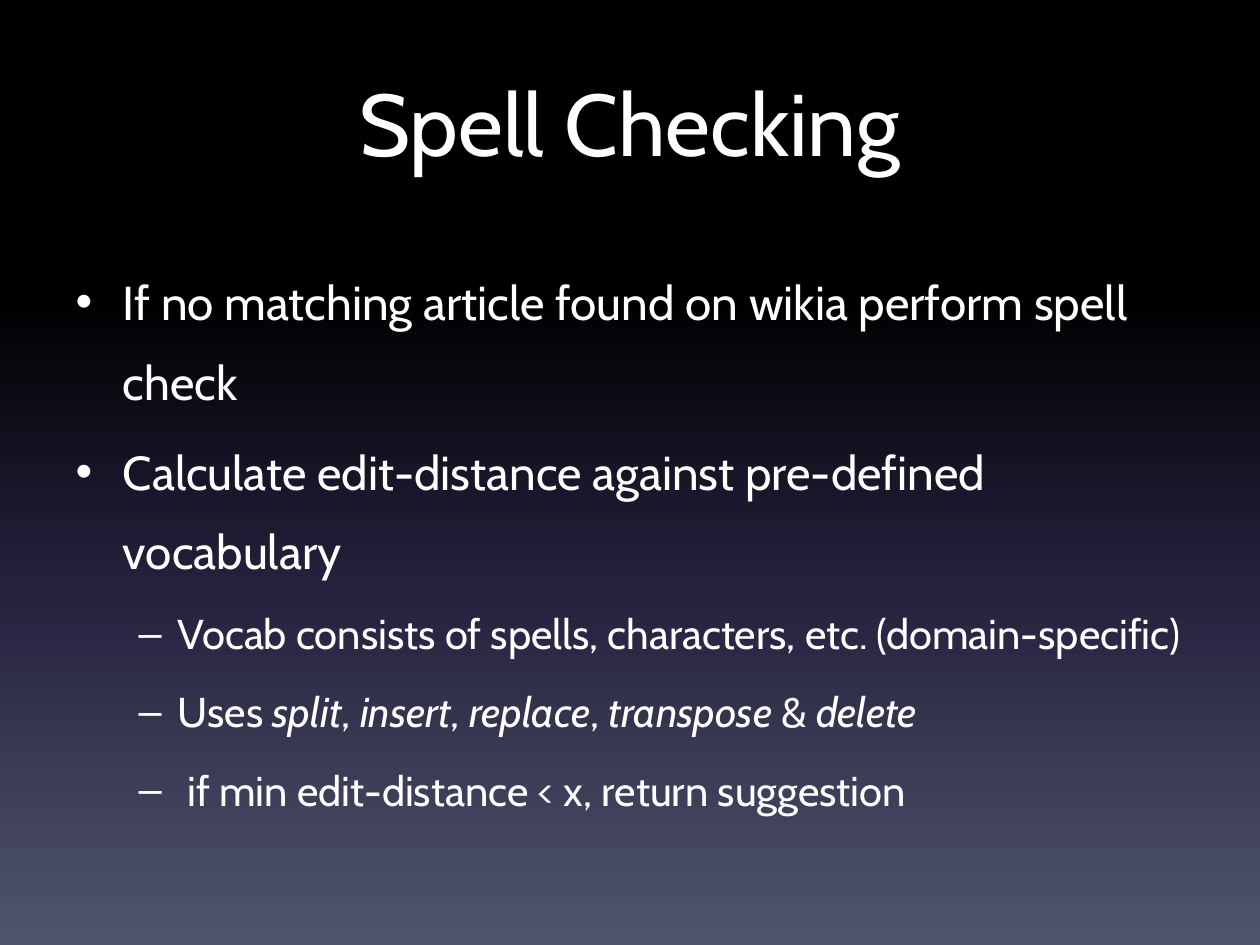
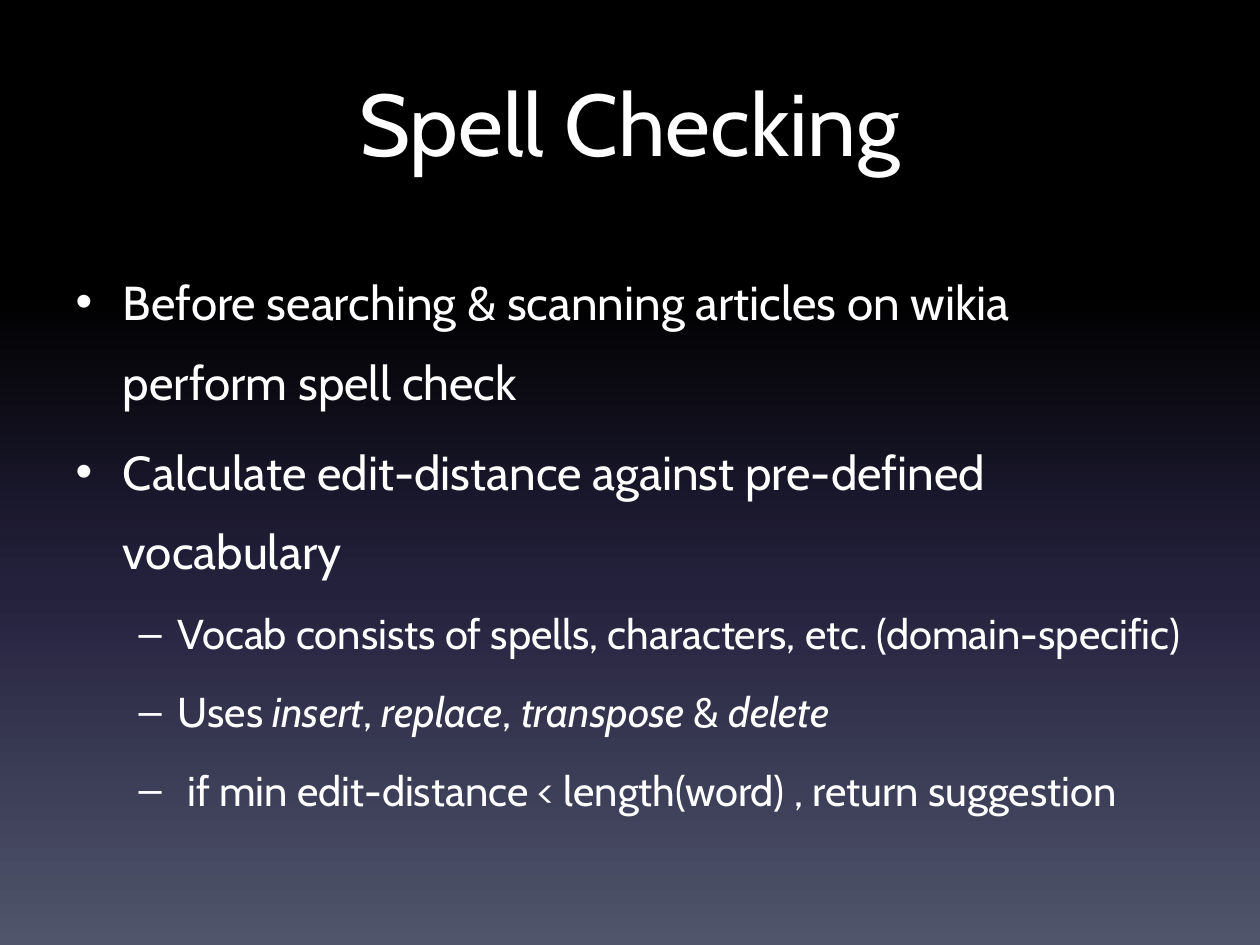
Before and after one commit to Arijit-Basu/HermioneBot, a slide deck: slide 9 of HermioneBot.pptx (slide 8 before the commit). Drawn at 1260x945 pixels with LibreOffice and Linux fonts; fonts in the diff are those of the drawing. Boxes give left, top, right and bottom in pixels: in the first picture for what was removed or moved away, otherwise in the second. Text is boxed around its words. In the diff, an @@ line names an element or a change of style, - is before the commit and + after.

```diff
--- a/HermioneBot.pptx
+++ b/HermioneBot.pptx
@@ text at (123,284,1010,412): text changed @@
-• If no matching article found on wikia perform spell check
+• Before searching & scanning articles on wikia perform spell check
@@ text at (178,695,1116,816): text changed @@
-  – Uses split, insert, replace, transpose & delete
-  – if min edit-distance < x, return suggestion
+  – Uses insert, replace, transpose & delete
+  – if min edit-distance < length(word) , return suggestion
```
Also in this commit, not shown: 3 other slides changed, 1 slide added, 4 other files.
